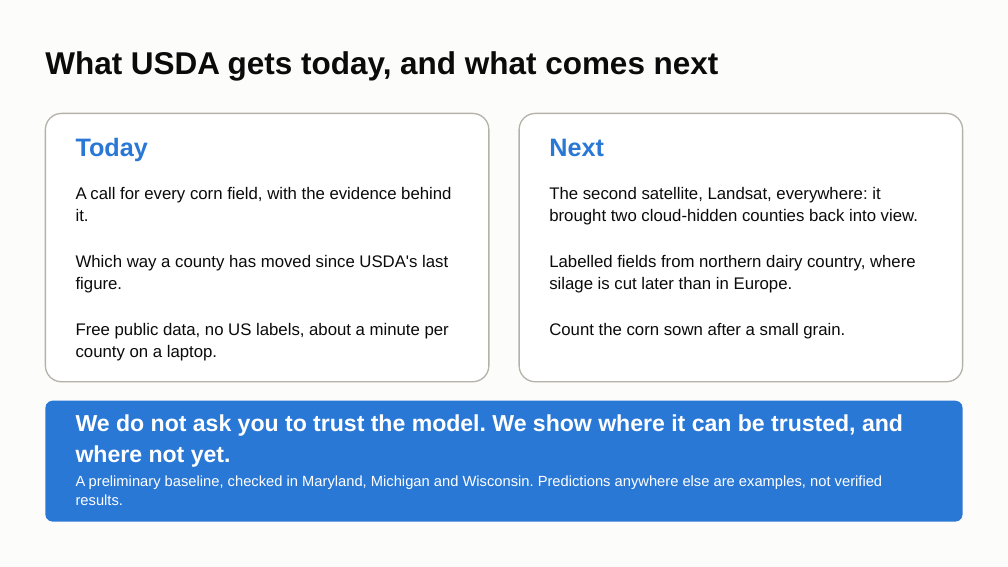
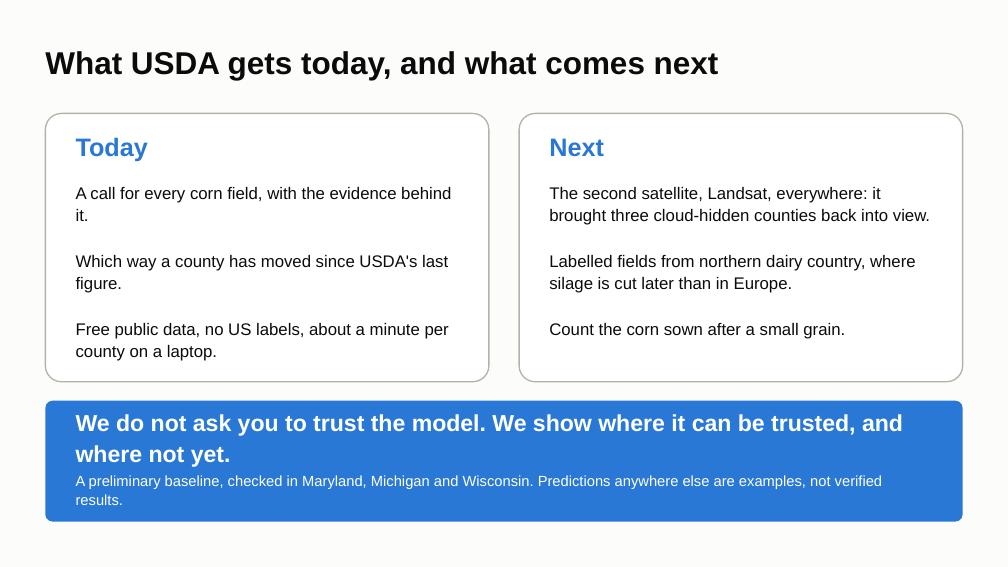
Before and after one commit to ChenSiyun1234/FieldVision, a slide deck: slide 11 of handoff/presentation/FieldVision_model_story.pptx. Drawn at 1008x567 pixels with LibreOffice and Linux fonts; fonts in the diff are those of the drawing. Boxes give left, top, right and bottom in pixels: in the first picture for what was removed or moved away, otherwise in the second. Text is boxed around its words. In the diff, an @@ line names an element or a change of style, - is before the commit and + after.

Commit message:
Deck: all four counties with Landsat, the three cloudy ones and the control

```diff
--- a/handoff/presentation/FieldVision_model_story.pptx
+++ b/handoff/presentation/FieldVision_model_story.pptx
@@ text at bbox=[549, 187, 930, 225]: text changed @@
-The second satellite, Landsat, everywhere: it brought two cloud-hidden counties back into view.
+The second satellite, Landsat, everywhere: it brought three cloud-hidden counties back into view.
```
Also in this commit, not shown: 1 other slide changed, 1 other file.
